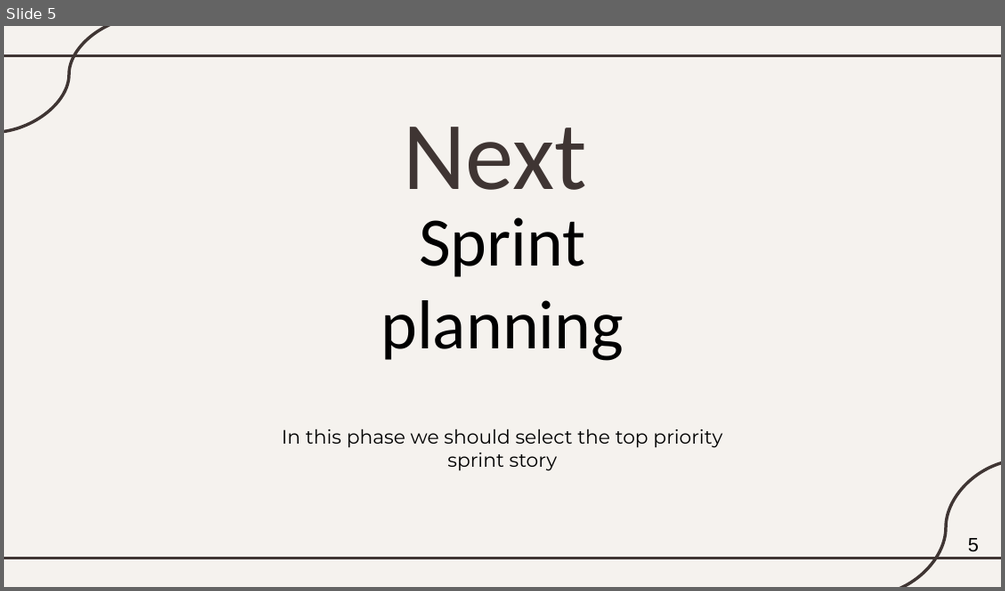
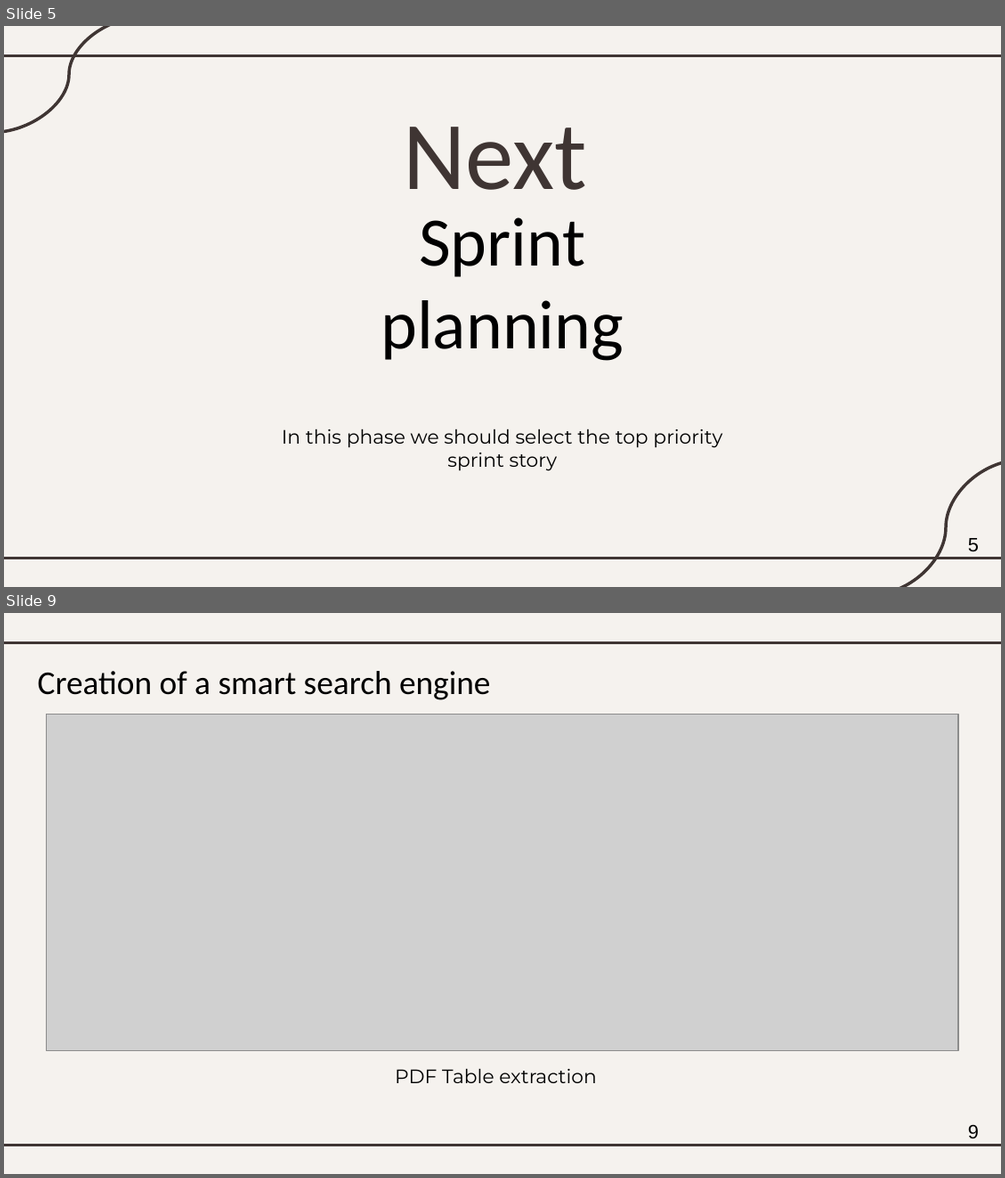
Before and after one commit to samar-savage/Audit, a slide deck: scrum slide ppt.pptx. Shown one above the other, each under a label of ours: slide 5 before the commit, slides 5 and 9 after it; the slides between them are not shown. The pictures are 1005x591 and 1005x1178 pixels, drawn with LibreOffice and Linux fonts; fonts in the diff are those of the drawing; grey boxes stand for pictures. Boxes give left, top, right and bottom in pixels: in the first picture for what was removed or moved away, otherwise in the second. Text is boxed around its words. In the diff, an @@ line names an element or a change of style, - is before the commit and + after.

```diff
--- a/scrum slide ppt.pptx
+++ b/scrum slide ppt.pptx
@@ slide 9 added at [4, 613, 1001, 1174], background #F5F2EE; not listed: 2 template elements that a slide beside it also shows @@
@@ title added at [38, 671, 490, 700], 24 pt, text #000000 @@
+Creation of a smart search engine
@@ picture added at [46, 714, 958, 1051] @@
@@ subtitle added at [395, 1068, 596, 1083], 14 pt, text #000000 @@
+PDF Table extraction
@@ text added at [968, 1124, 979, 1139], 14 pt, text #000000 @@
+9
```
Also in this commit, not shown: 7 slides changed, 1 other slide added, 11 other files.
